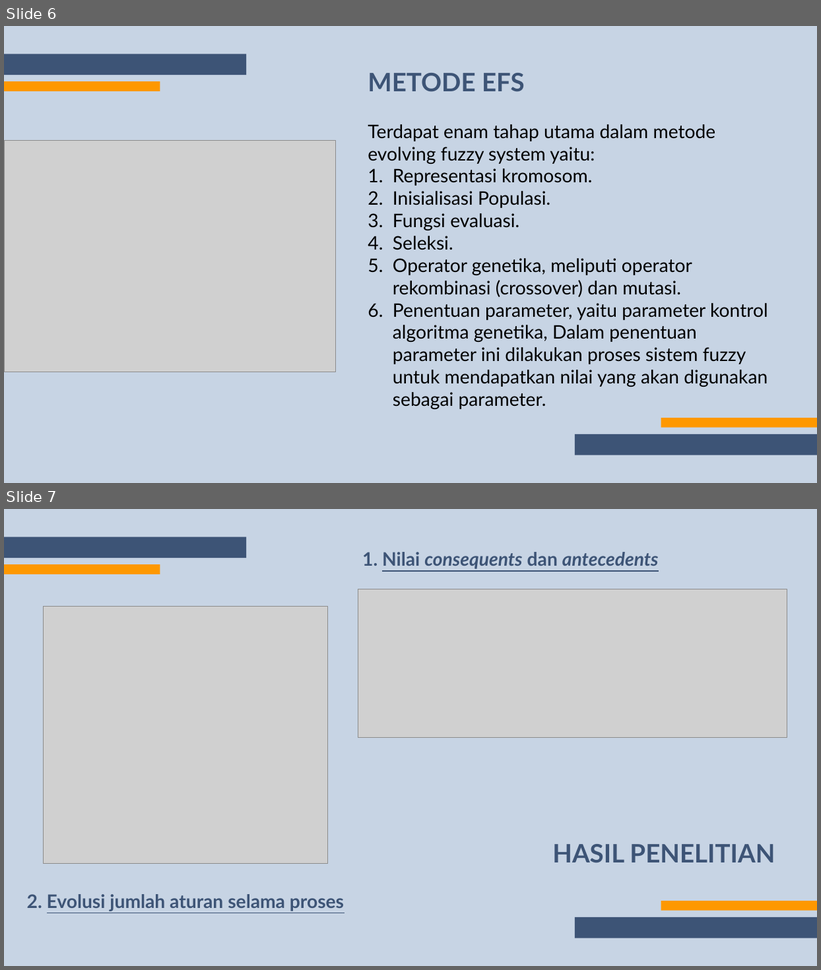
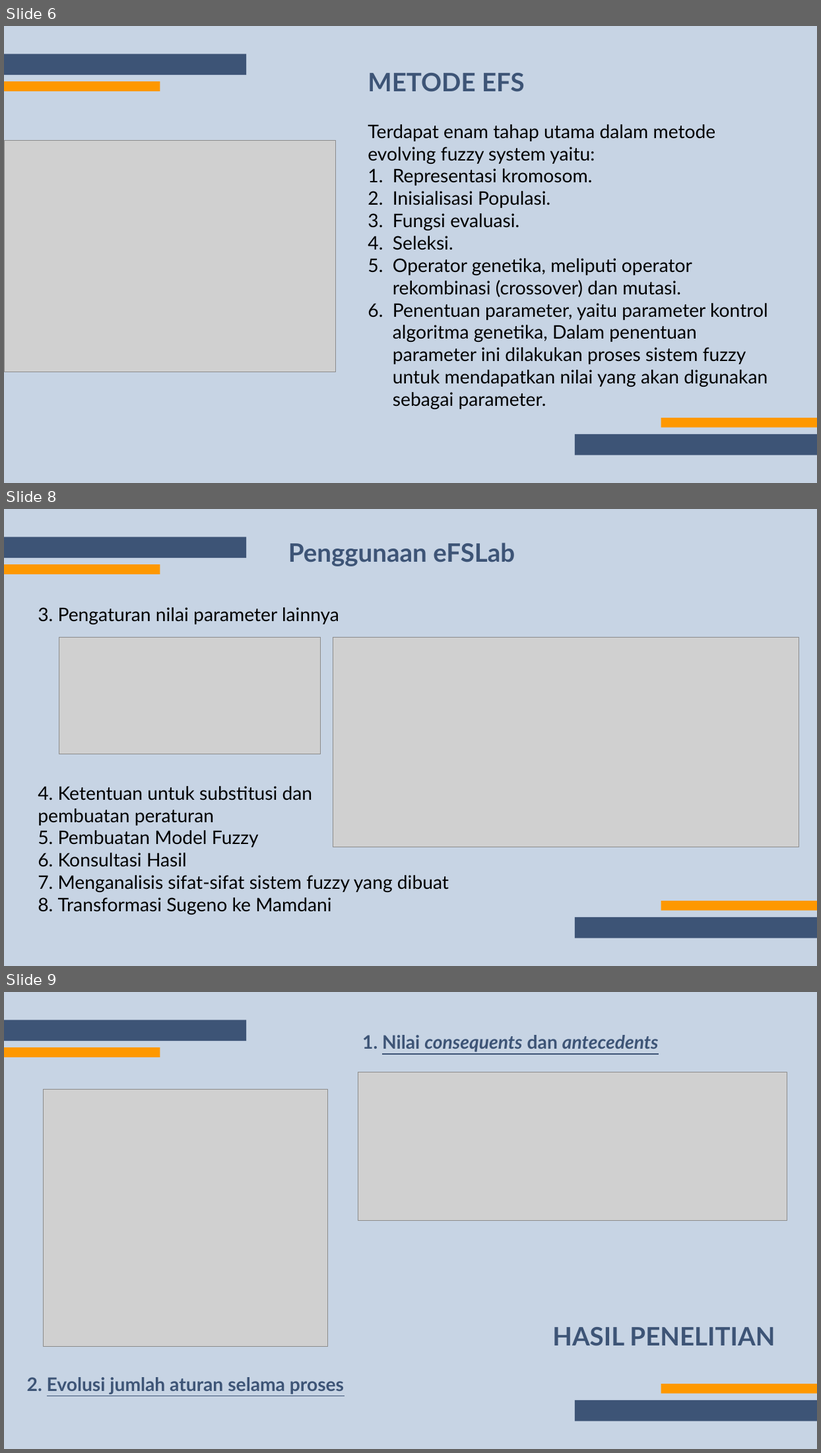
Before and after one commit to trianne24/softcom-project, a slide deck: Shofiyyah57_Patricia65_ProstateCancer (Final).pptx. Shown one above the other, each under a label of ours: slides 6 and 7 before the commit, slides 6, 8 and 9 after it; the slides between them are not shown. The pictures are 821x970 and 821x1453 pixels, drawn with LibreOffice and Linux fonts; fonts in the diff are those of the drawing; grey boxes stand for pictures. Boxes give left, top, right and bottom in pixels: in the first picture for what was removed or moved away, otherwise in the second. Text is boxed around its words. In the diff, an @@ line names an element or a change of style, - is before the commit and + after.

```diff
--- a/Shofiyyah57_Patricia65_ProstateCancer (Final).pptx
+++ b/Shofiyyah57_Patricia65_ProstateCancer (Final).pptx
@@ slide 8 added at [4, 509, 817, 966], background #FFFFFF @@
@@ rectangle added at [4, 509, 817, 966], fill #C7D4E4 @@
@@ rectangle added at [4, 537, 246, 558], fill #3D5476 @@
@@ text added at [288, 543, 515, 566], 60 pt, text #3D5476, bold @@
+Penggunaan eFSLab
@@ rectangle added at [4, 564, 160, 574], fill #FE9800 @@
@@ text added at [38, 607, 449, 915], 44 pt, text #000000 @@
+3. Pengaturan nilai parameter lainnya
+4. Ketentuan untuk substitusi dan
+pembuatan peraturan
+5. Pembuatan Model Fuzzy
+6. Konsultasi Hasil
+7. Menganalisis sifat-sifat sistem fuzzy yang dibuat
+8. Transformasi Sugeno ke Mamdani
@@ picture added at [59, 638, 320, 755] @@
@@ picture added at [333, 638, 799, 847] @@
@@ rectangle added at [661, 901, 817, 911], fill #FE9800 @@
@@ rectangle added at [575, 918, 817, 939], fill #3D5476 @@
@@ what was slide 7 is now slide 9 @@
```
Also in this commit, not shown: 2 slides changed, 3 other slides added, 1 slide removed.
